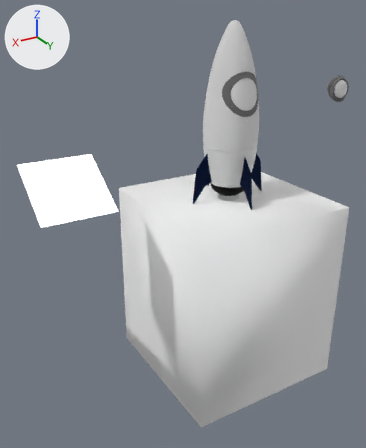
A saved change to the glTF model public/scenes3d/rocket/rocket.glb.
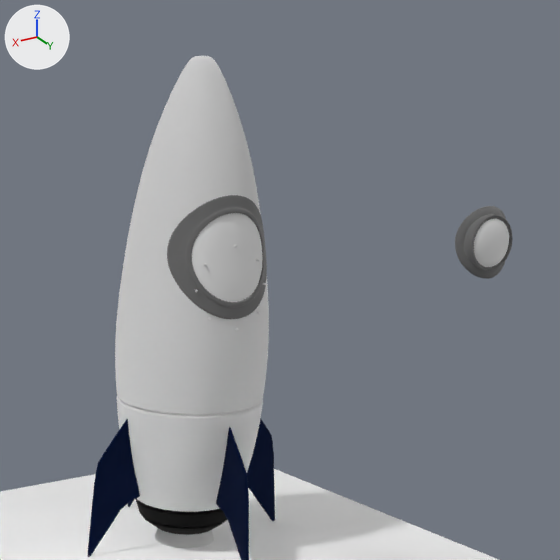
Old and new are each drawn whole from a 50 mm lens placed at (8.8, 11.94, 4.24), pointed at (1.54, -0.14, -1.8) and again close up on the part from 44% to 100% of the width and 0% to 46% of the height. The lights are fixed; the arrows at upper left show +X, +Y and +Z. Where no turn or scale is listed for an object, it has been applied to the vertices. Vertices at the same position are counted once.

Objects in the first close-up: 'Engine', 'Exhaust Domain', 'Rocket body', 'Rocket fin', 'Rocket window', 'Rocket window backup', 'Rocket window frame', 'Rocket window frame backup'.
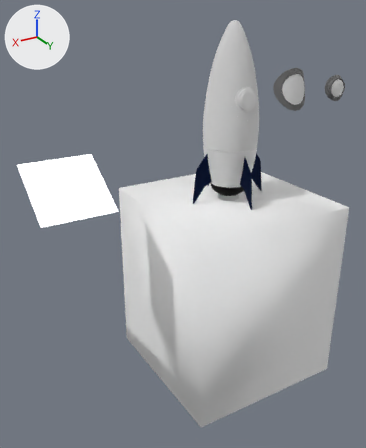
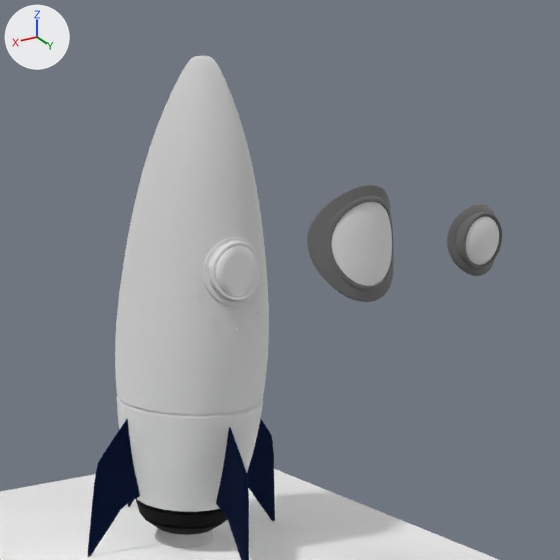
Commit message: Smaller window

Patch to the scene script:
```diff
--- a/public/scenes3d/rocket/rocket.glb.py
+++ b/public/scenes3d/rocket/rocket.glb.py
@@ me_plane_001 @@
 me_plane_001.from_pydata(...)  # 115 vertices, 208 faces; spans x -1.42..1.42, y 0.69..1.53, z -1.42..1.42
 # used by ob_rocket_window; parent = ob_rocket_transform; location = (0.0, 0.36, 2.028); scale = (0.312, 0.279, 0.312)
+# me_plane_001 part 2: the whole mesh is scaled about the mesh origin by (0.312, 0.279, 0.312)
@@ me_circle_003 @@
 me_circle_003.from_pydata(...)  # 1344 vertices, 2560 faces; spans x -0.99..0.99, y 0.05..0.75, z -0.99..1.0
 # used by ob_rocket_window_frame; parent = ob_rocket_transform; location = (0.0, 0.358, 2.019); scale = (0.6, 0.6, 0.6)
+# me_circle_003 part 1: the whole mesh is scaled about the mesh origin by 0.6
 me_circle_003.materials.append(mat_material_001)
@@ me_circle_004 @@
+me_circle_004.from_pydata(...)  # 1344 vertices, 2560 faces; spans x -1.0..1.0, y 0.34..0.82, z -1.0..1.01
@@ me_circle_005 @@
+me_circle_005.from_pydata(...)  # 226 vertices, 448 faces; spans x -0.78..0.78, y 0.64..0.81, z -0.77..0.78
@@ ob_rocket_window @@
-ob_rocket_window = bpy.data.objects.new('Rocket window', me_plane_001)
+ob_rocket_window = bpy.data.objects.new('Rocket window', me_circle_005)
 ob_rocket_window.parent = ob_rocket_transform
-ob_rocket_window.location = (0.0, 0.36, 2.028)
-ob_rocket_window.scale = (0.312, 0.279, 0.312)
+ob_rocket_window.location = (0.0, 0.547, 1.867)
+ob_rocket_window.rotation_euler = (0.129, 0.0, 0.0)  # degrees (7.4, 0, 0)
+ob_rocket_window.scale = (0.334, 0.334, 0.334)
@@ ob_rocket_window_backup @@
 ob_rocket_window_backup = bpy.data.objects.new('Rocket window backup', me_sphere_001)
-ob_rocket_window_backup.parent = ob_rocket_transform
 ob_rocket_window_backup.location = (-3.389, 0.745, 1.941)
@@ ob_rocket_window_frame @@
-ob_rocket_window_frame = bpy.data.objects.new('Rocket window frame', me_circle_003)
+ob_rocket_window_frame = bpy.data.objects.new('Rocket window frame', me_circle_004)
 ob_rocket_window_frame.parent = ob_rocket_transform
-ob_rocket_window_frame.location = (0.0, 0.358, 2.019)
-ob_rocket_window_frame.scale = (0.6, 0.6, 0.6)
+ob_rocket_window_frame.location = (0.0, 0.547, 1.867)
+ob_rocket_window_frame.rotation_euler = (0.129, 0.0, 0.0)  # degrees (7.4, 0, 0)
+ob_rocket_window_frame.scale = (0.334, 0.334, 0.334)
@@ ob_rocket_window_frame_backup @@
 ob_rocket_window_frame_backup = bpy.data.objects.new('Rocket window frame backup', me_circle_001)
-ob_rocket_window_frame_backup.parent = ob_rocket_transform
 ob_rocket_window_frame_backup.location = (-3.389, 0.523, 1.93)
@@ ob_rocket_window_backup_2 @@
+ob_rocket_window_backup_2 = bpy.data.objects.new('Rocket window backup 2', me_plane_001)
+ob_rocket_window_backup_2.location = (-1.77, 0.36, 2.03)
@@ ob_rocket_window_frame_backup_2 @@
+ob_rocket_window_frame_backup_2 = bpy.data.objects.new('Rocket window frame backup 2', me_circle_003)
+ob_rocket_window_frame_backup_2.location = (-1.77, 0.36, 2.02)
```

What differs and where, as boxes (x1, y1, x2, y2) in the close-ups (560 x 560 px; the box of a moved part takes in the faces that stretch with it):
'Rocket window frame', reshaped, moved, turned, rescaled: before (167, 195, 267, 319); after (203, 237, 259, 306)
'Rocket window', reshaped, moved, turned, rescaled: before (192, 213, 263, 302); after (215, 245, 259, 298)
'Rocket window backup 2', added: after (332, 202, 392, 286)
'Rocket window frame backup 2', added: after (307, 185, 394, 302)
'Rocket window frame backup', moved: before (455, 206, 513, 279); after (447, 204, 502, 276)
'Rocket window backup', moved: before (474, 219, 509, 267); after (466, 217, 499, 265)
part 1 of me_circle_003, moved or reshaped: before (167, 195, 267, 319); after (307, 185, 394, 302)
part 2 of me_plane_001, moved or reshaped: before (192, 213, 263, 302); after (332, 202, 392, 286)
